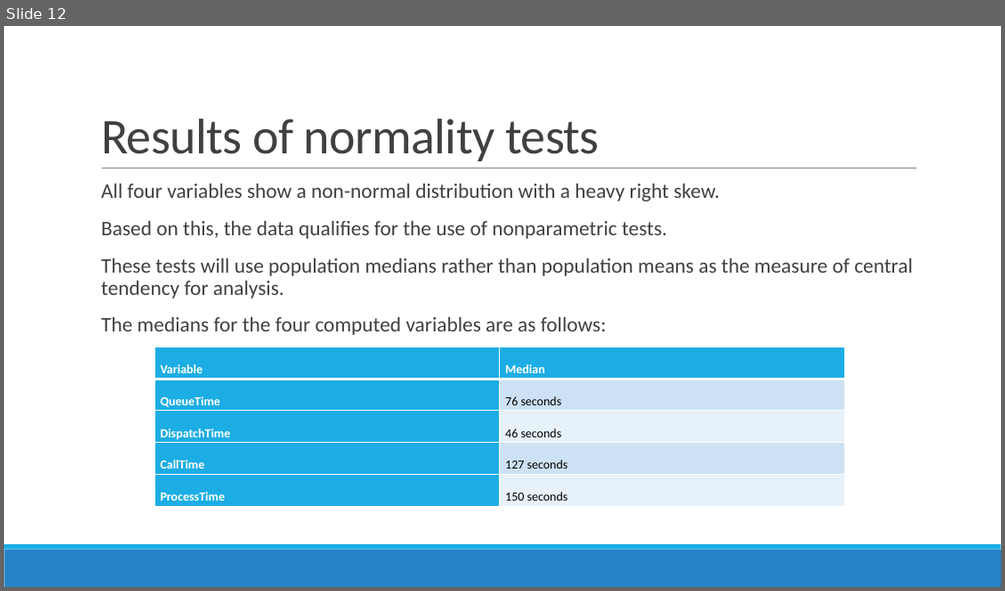
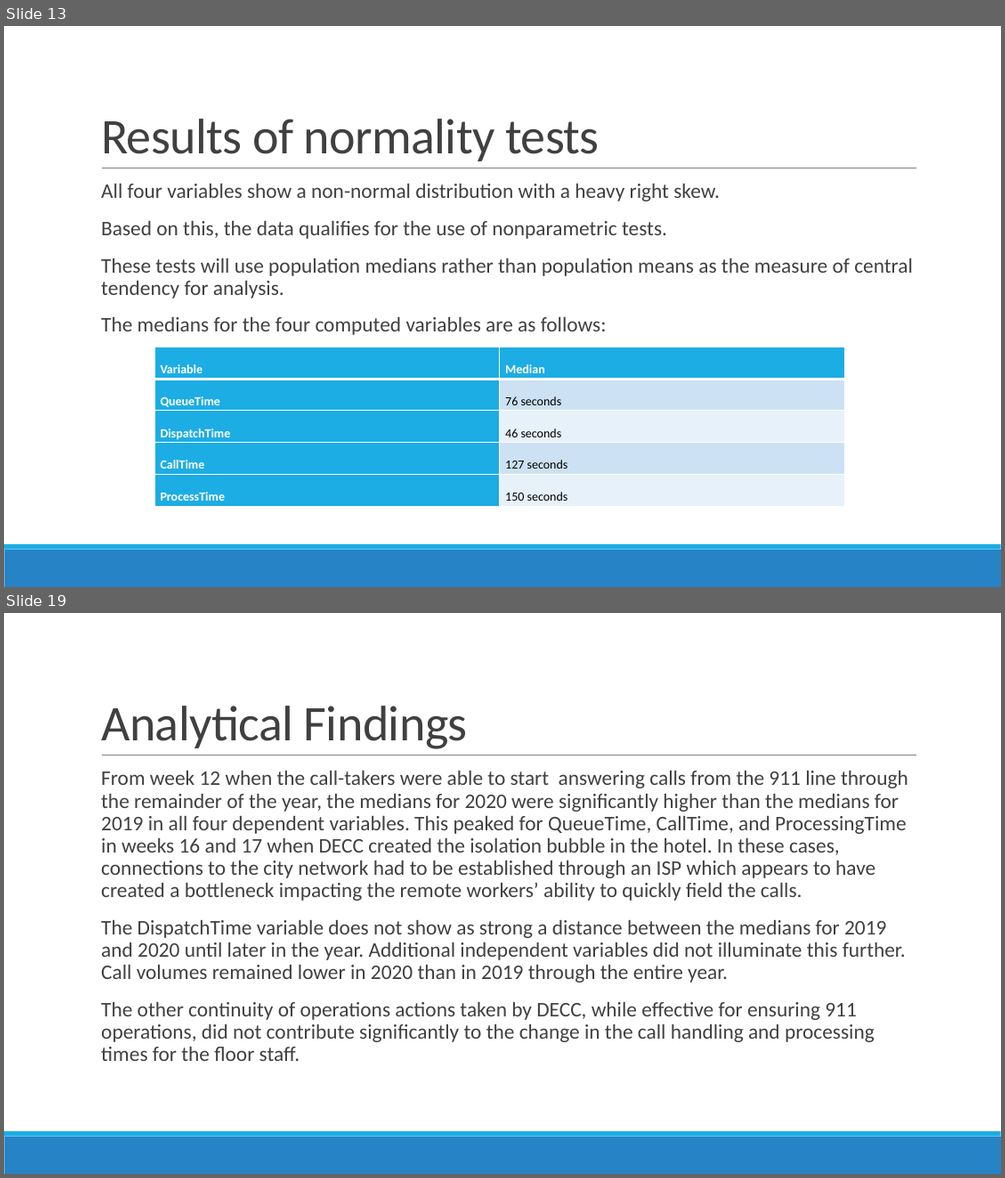
Before and after one commit to trdunsworth/WGU_Capstone, a slide deck: Dunsworth_Presentation.pptx. Shown one above the other, each under a label of ours: slide 12 before the commit, slides 13 and 19 after it; the slides between them are not shown. The pictures are 1005x591 and 1005x1178 pixels, drawn with LibreOffice and Linux fonts; fonts in the diff are those of the drawing. Boxes give left, top, right and bottom in pixels: in the first picture for what was removed or moved away, otherwise in the second. Text is boxed around its words. In the diff, an @@ line names an element or a change of style, - is before the commit and + after.

```diff
--- a/Dunsworth_Presentation.pptx
+++ b/Dunsworth_Presentation.pptx
@@ slide 19 added at [4,613,1001,1174], background #FFFFFF; not listed: 3 template elements that a slide beside it also shows @@
@@ title added at [101,706,468,749], 48 pt, text #404040 @@
+Analytical Findings
@@ text added at [101,771,908,1061], 20 pt, text #404040 @@
+  From week 12 when the call-takers were able to start answering calls from the 911 line through the remainder of the year, the medians for 2020 were significantly higher than the medians for 2019 in all four dependent variables. This peaked for QueueTime, CallTime, and ProcessingTime in weeks 16 and 17 when DECC created the isolation bubble in the hotel. In these cases, connections to the city network had to be established through an ISP which appears to have created a bottleneck impacting the remote workers’ ability to quickly field the calls.
+  The DispatchTime variable does not show as strong a distance between the medians for 2019 and 2020 until later in the year. Additional independent variables did not illuminate this further. Call volumes remained lower in 2020 than in 2019 through the entire year.
+  The other continuity of operations actions taken by DECC, while effective for ensuring 911 operations, did not contribute significantly to the change in the call handling and processing times for the floor staff.
@@ what was slide 12 is now slide 13 @@
```
Also in this commit, not shown: 1 slide changed, 8 other slides added, 4 other files.
